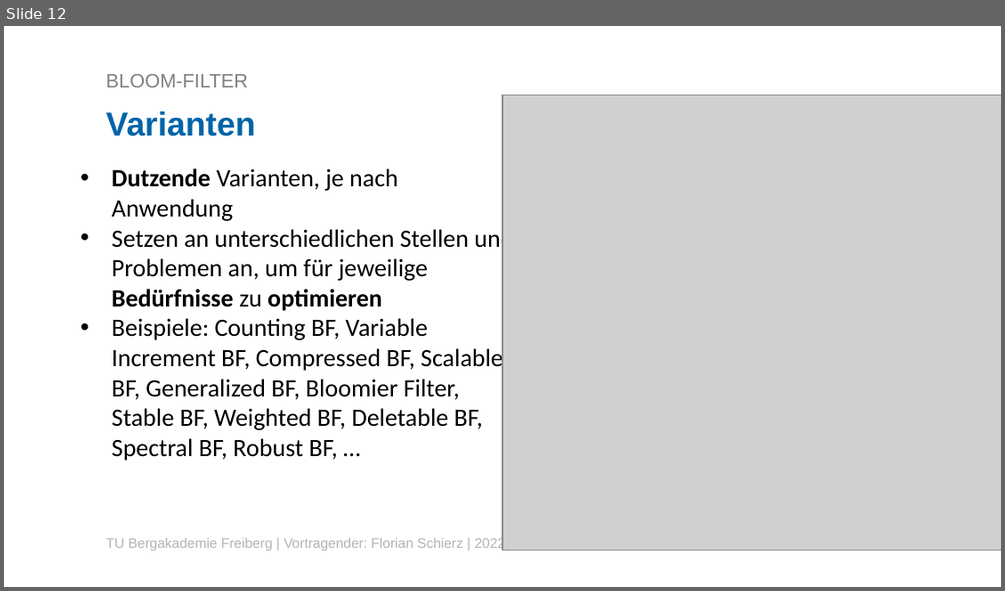
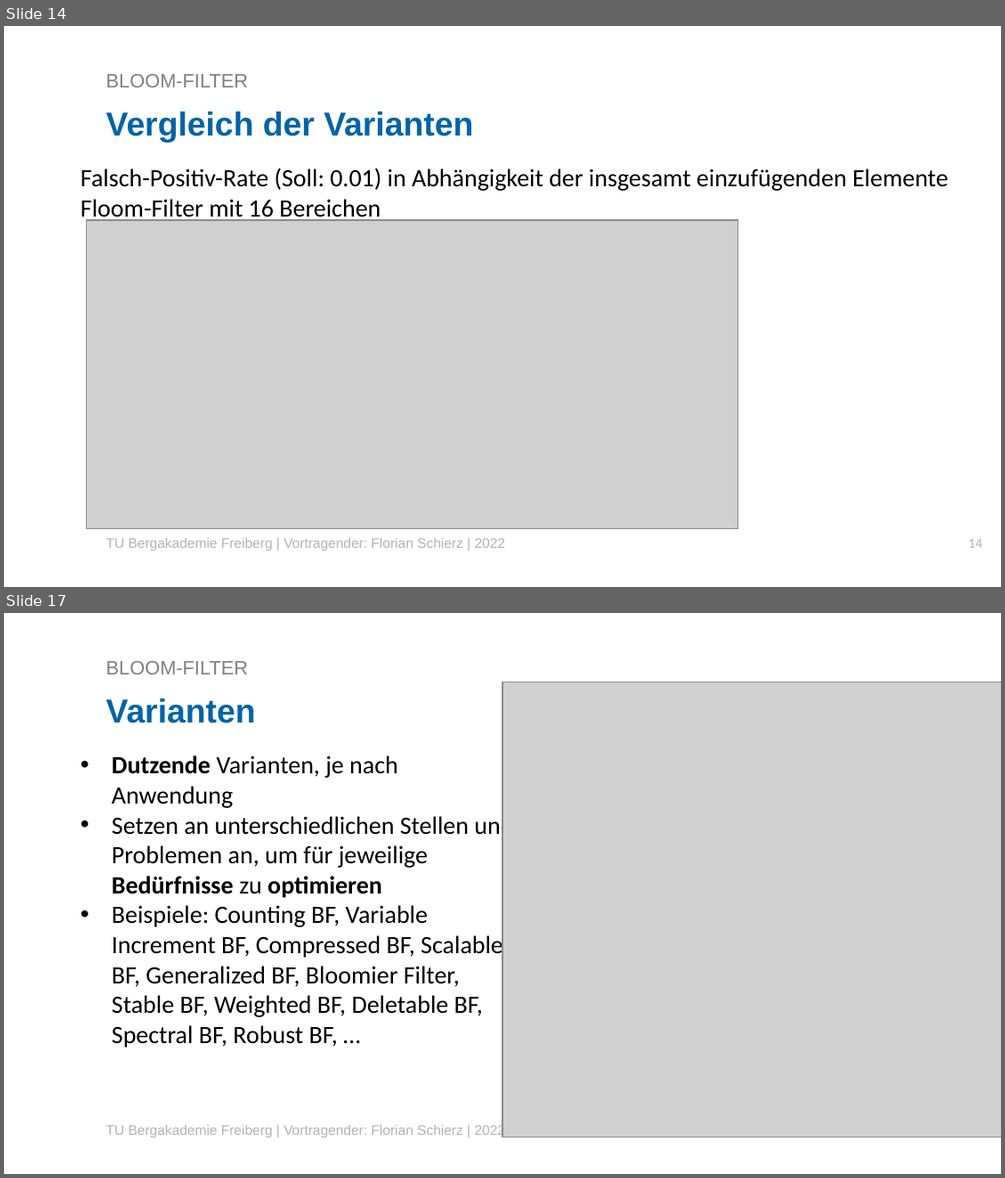
Before and after one commit to Florian2501/Seminar, a slide deck: Vorträge/VortragFlorianSchierzBloomfilter.pptx. Shown one above the other, each under a label of ours: slide 12 before the commit, slides 14 and 17 after it; the slides between them are not shown. The pictures are 1005x591 and 1005x1178 pixels, drawn with LibreOffice and Linux fonts; fonts in the diff are those of the drawing; grey boxes stand for pictures; background and template pictures are left out. Boxes give left, top, right and bottom in pixels: in the first picture for what was removed or moved away, otherwise in the second. Text is boxed around its words. In the diff, an @@ line names an element or a change of style, - is before the commit and + after.

```diff
--- a/Vorträge/VortragFlorianSchierzBloomfilter.pptx
+++ b/Vorträge/VortragFlorianSchierzBloomfilter.pptx
@@ slide 14 added at <box>4,26,1001,587</box>, background #FFFFFF @@
@@ title added at <box>106,74,248,87</box>, 14 pt, text #808080 @@
+BLOOM-FILTER
@@ text added at <box>106,111,473,142</box>, 24 pt, text #0064A8, bold @@
+Vergleich der Varianten
@@ text added at <box>81,168,948,223</box>, 18 pt, text #000000 @@
+Falsch-Positiv-Rate (Soll: 0.01) in Abhängigkeit der insgesamt einzufügenden Elemente
+Floom-Filter mit 16 Bereichen
@@ picture added at <box>87,220,738,528</box> @@
@@ text added at <box>106,538,506,550</box>, 10 pt, text #B3B3B3 @@
+TU Bergakademie Freiberg | Vortragender: Florian Schierz | 2022
@@ page number added at <box>968,539,982,548</box>, 10 pt, text #B3B3B3 @@
+14
@@ what was slide 12 is now slide 17 @@
```
Also in this commit, not shown: 4 other slides added, 2 other files.
